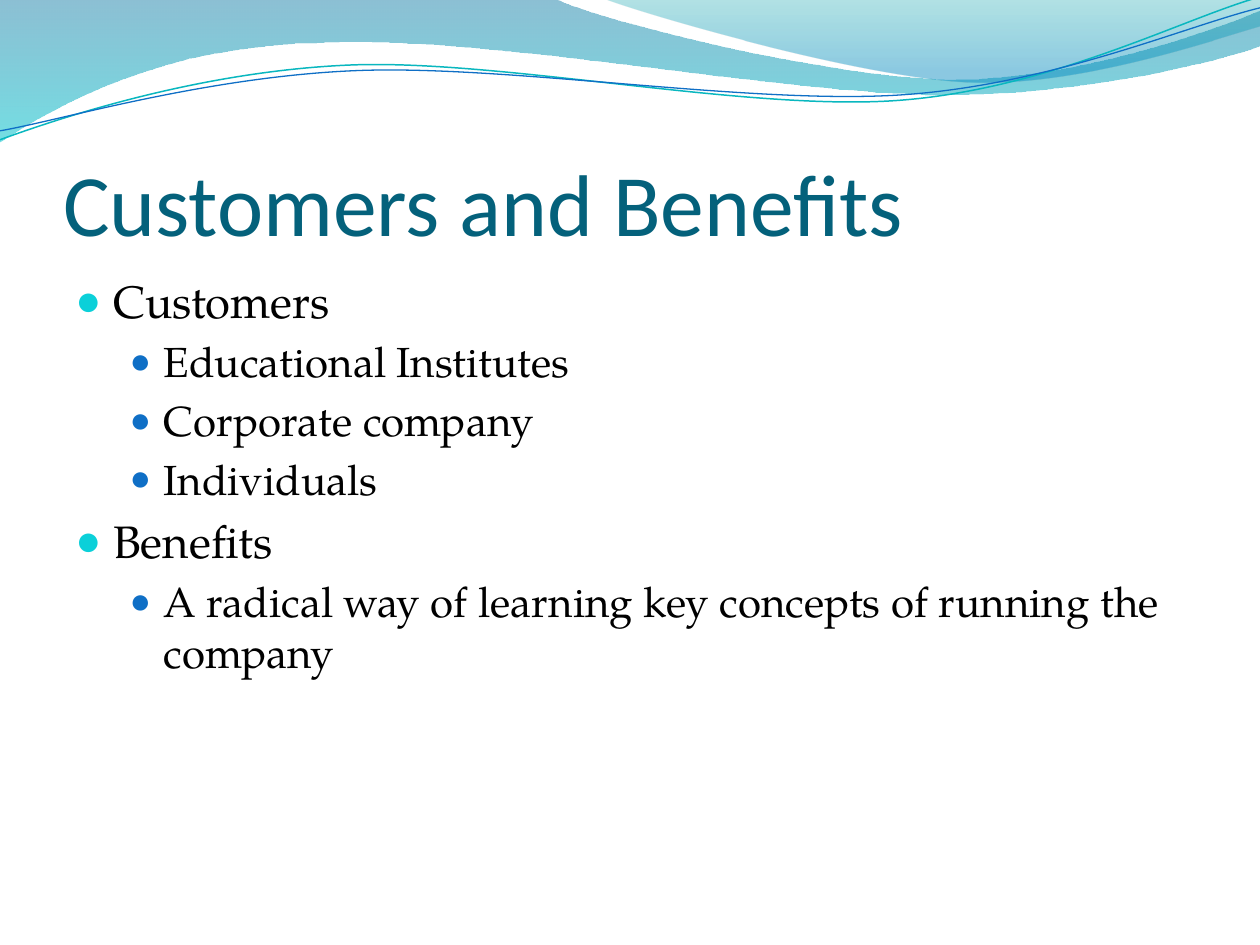
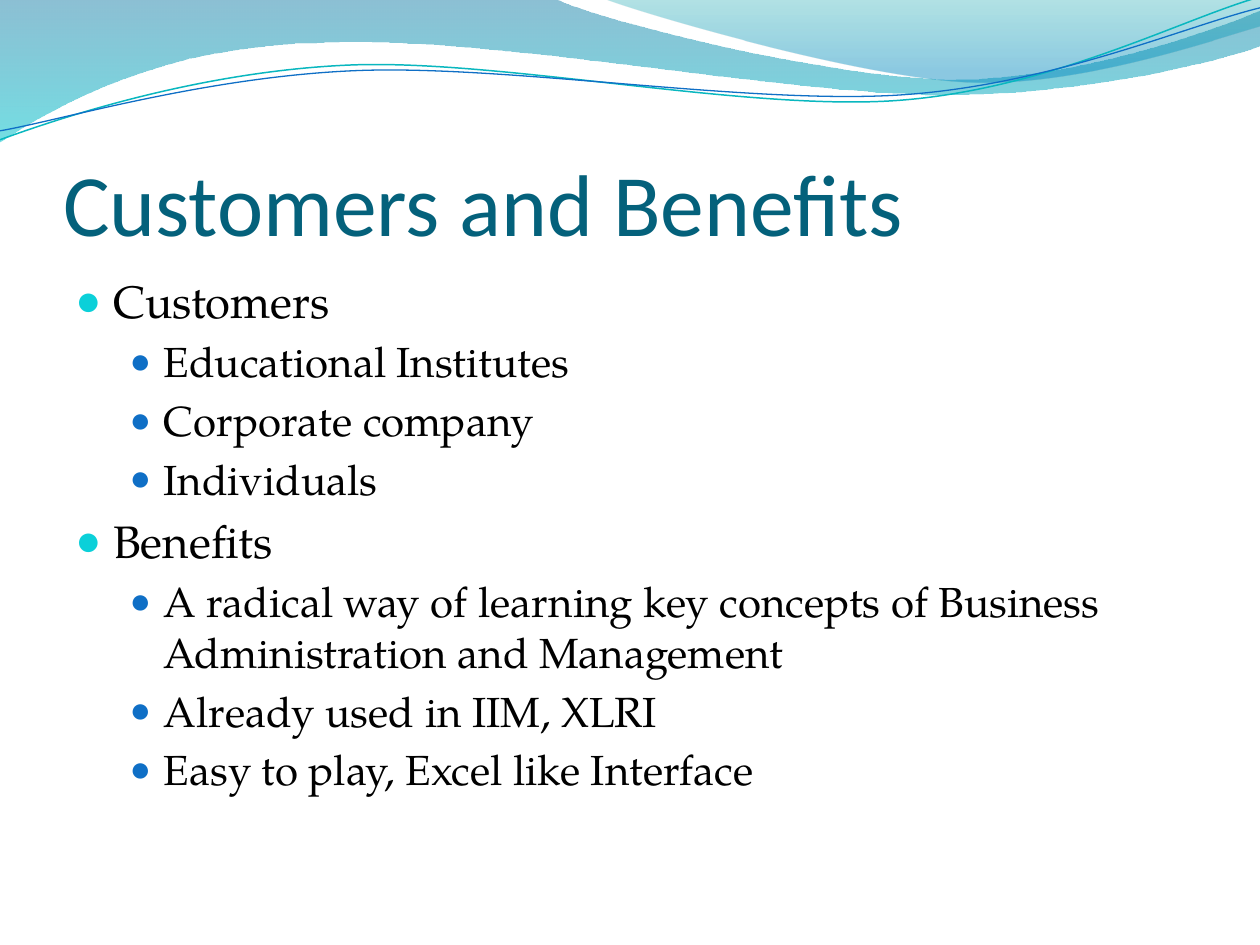
Before and after one commit to dj-death/edu-sim, a slide deck: slide 4 of Documents/ESim.pptx. Drawn at 1260x945 pixels with LibreOffice and Linux fonts; fonts in the diff are those of the drawing; background and template pictures are left out. Boxes give left, top, right and bottom in pixels: in the first picture for what was removed or moved away, otherwise in the second. Text is boxed around its words. In the diff, an @@ line names an element or a change of style, - is before the commit and + after.

```diff
--- a/Documents/ESim.pptx
+++ b/Documents/ESim.pptx
@@ text at <box>164,586,1099,797</box>: text changed @@
-  ● A radical way of learning key concepts of running the company
+  ● A radical way of learning key concepts of Business Administration and Management
+  ● Already used in IIM, XLRI
+  ● Easy to play, Excel like Interface
```
Also in this commit, not shown: 2 other slides changed, 2 slides removed, 55 other files.
